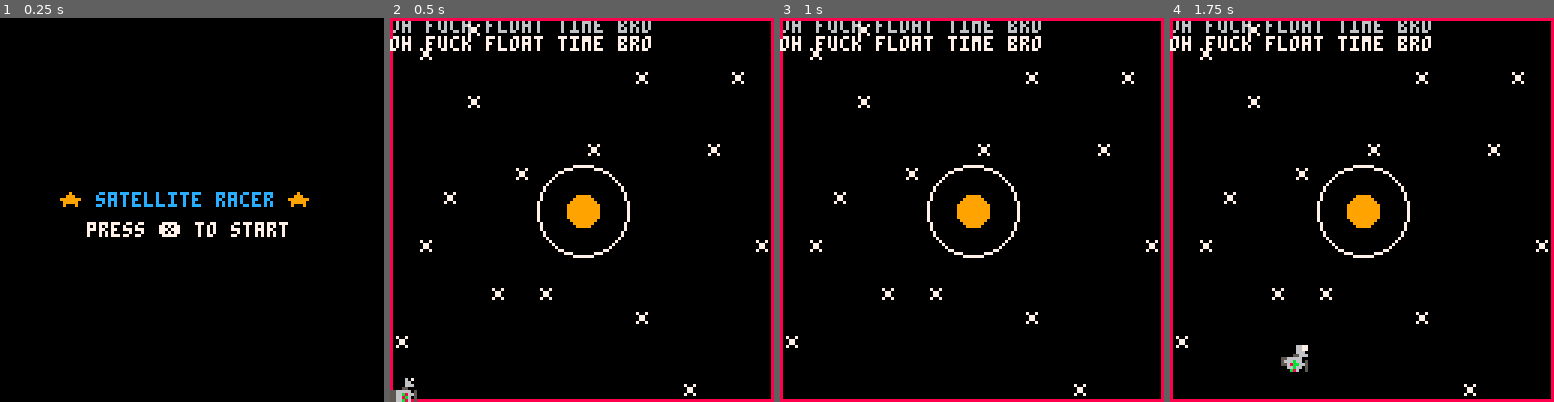
Above: before the commit, frames 1-4 (left to right).
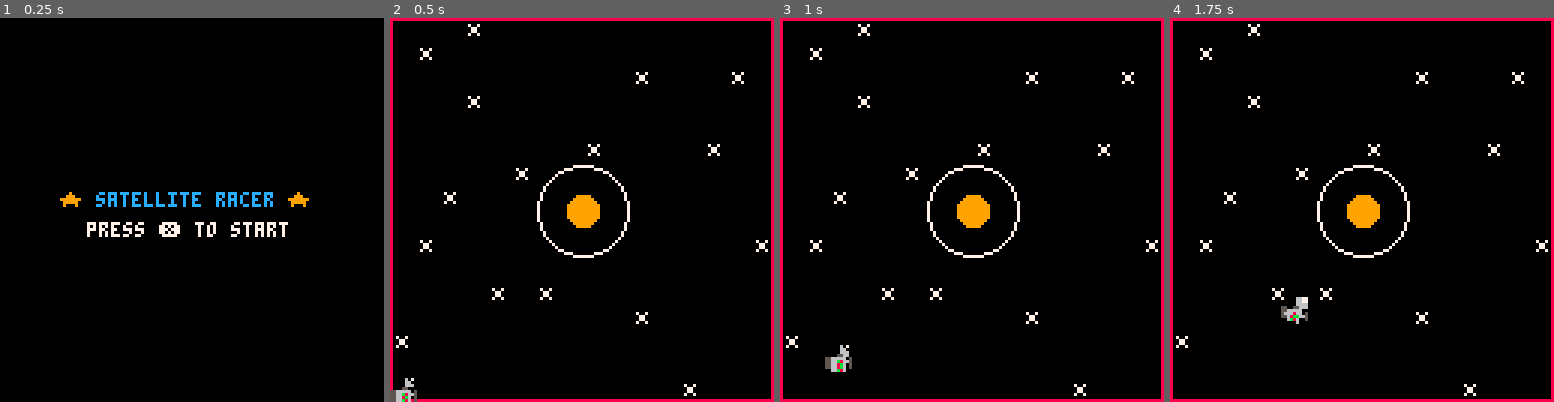
Above: after the commit, the same moments.

Repository: jackawackadoo/Sattelite_Racer
Game: PICO-8 cartridge sattelite_racer.p8
Same seed, same stepped clock (60 frames per second), same inputs: the game is played once before the commit and once after it.
Inputs:
- Up to frame 1 (0.25 s): no input
- Up to frame 2 (0.5 s): tap X (X key) at 0.33 s
- Up to frame 3 (1 s): tap O (Z key) at 0.7 s
- Up to frame 4 (1.75 s): tap X (X key) at 1.07 s; hold Right from 1.6 s (still down); tap O (Z key) at 1.7 s

Frame 1 is identical in both runs. In frame 2, 1.8% of the frame differs, in the area x 0-68%, y 0-9%; in frame 3, 2.1%; in frame 4, 2.4%, in the area x 0-68%, y 0-93%.

Commit message:
touched up launch angle stuff, still doesn't work to move backwards

Diff:
--- a/sattelite_racer.p8
+++ b/sattelite_racer.p8
@@ -20,6 +20,7 @@
 sa = 0
 s = 1
 start = 0
+alive = true
 
 
 function _init()
@@ -118,8 +119,7 @@
 	t_x = abs(sat.x - sat.planet.x)
 	t_y = abs(sat.y - sat.planet.y)
 	t_h = flr(sqrt((t_x^2) + (t_y^2)))
-	-- note: replace with meaningful code
-	-- below
+
 	if (t_h > sat.planet.radius and t_h < ((sat.planet.radius * atmosphere_r)+4)) then
 		-- trnasition from out of
 		-- gravity to in gravity
@@ -136,9 +136,22 @@
 
 	else
 
-		print ("oh fuck float time bro")
+
 		sat.gravity = false
 		sat.speed = 1
+	end
+end
+
+function check_collision(sat)
+	t_x = abs(sat.x - sat.planet.x)
+	t_y = abs(sat.y - sat.planet.y)
+	t_h = flr(sqrt((t_x^2) + (t_y^2)))
+
+	if (t_h <= sat.planet.radius) then
+		-- collision happened, game over
+		return true
+	else
+		return false
 	end
 end
 
@@ -170,7 +183,7 @@
 -- speed: delta x per update
 -- is gravity pullling sat
 -- radius of orbit
-satellite = {x = 0, y = 128, angle = 0, launch_angle = 0.1, speed = 1,gravity = false, radius = (5*3), planet = {x=64,y=64,radius=5}, planet_angle = 0, launch_available = true}
+satellite = {x = 0, y = 128, angle = 0, launch_angle = 0.1, speed = 1,gravity = false, radius = (5*3), planet = {x=64,y=64,radius=5}, planet_angle = 0, launch_available = false}
 c_speed = 2
 
 -- update satellie table
@@ -203,8 +216,15 @@
 		sat.radius -=0.02
 	else
 		-- no gravity movement
-		sat.x += sat.speed
-		sat.y += tan(sat.launch_angle) * sat.speed
+
+		if (sat.launch_angle == 0.25) then
+			sat.y -= c_speed
+		elseif (sat.launch_angle == 0.75) then
+			sat.y += c_speed
+		else
+			sat.x += sat.speed
+			sat.y += tan(sat.launch_angle) * sat.speed
+		end
 	end
 end
 
@@ -225,10 +245,13 @@
 
 -- launch sat out of gravity
 function sat_fart(sat)
-	sat.launch_available = false
-	sat.launch_angle = sat.angle + 0.25
-
-	sat.speed = cos(sat.launch_angle) * c_speed
+	if (sat.launch_available) then
+		sat.launch_available = false
+		sat.launch_angle = sat.angle + 0.25
+
+		sat.speed = cos(sat.launch_angle) * c_speed
+
+	end
 
 end
 __gfx__
